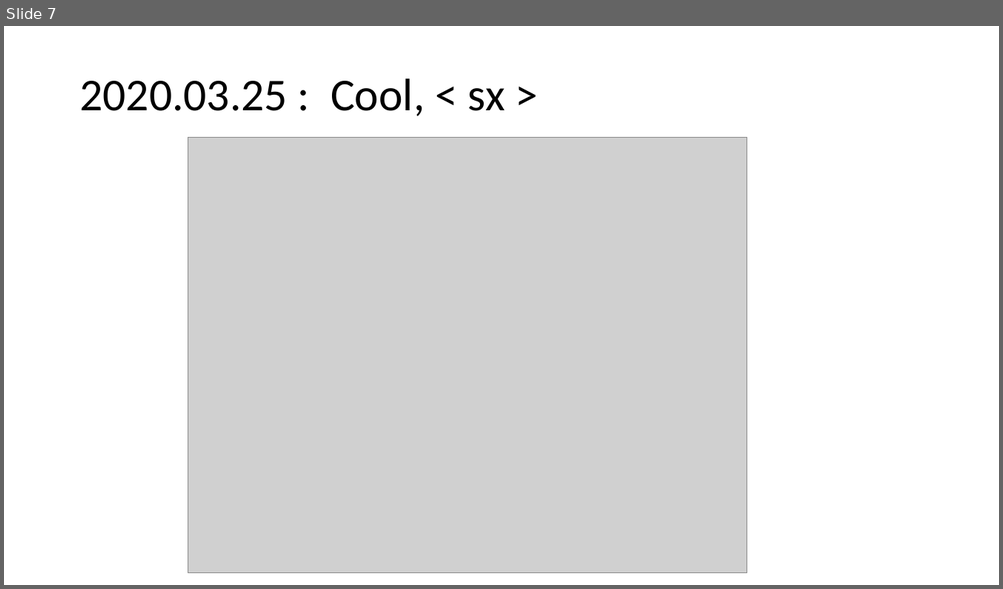
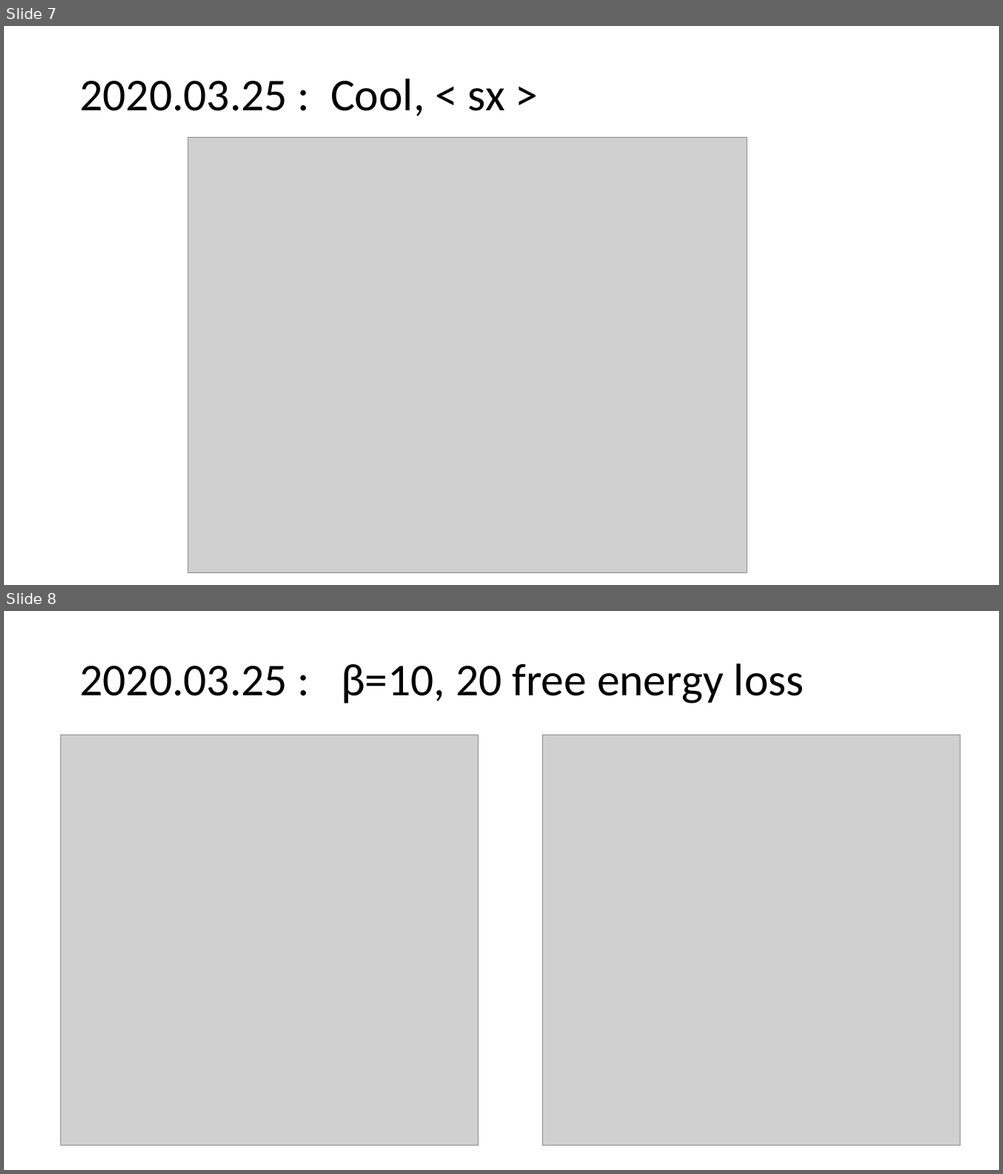
Before and after one commit to Sharon-Liang/JuliaCMPO, a slide deck: cmpo_running_notes.pptx. Shown one above the other, each under a label of ours: slide 7 before the commit, slides 7 and 8 after it. The pictures are 1003x589 and 1003x1174 pixels, drawn with LibreOffice and Linux fonts; fonts in the diff are those of the drawing; grey boxes stand for pictures. Boxes give left, top, right and bottom in pixels: in the first picture for what was removed or moved away, otherwise in the second. Text is boxed around its words. In the diff, an @@ line names an element or a change of style, - is before the commit and + after.

```diff
--- a/cmpo_running_notes.pptx
+++ b/cmpo_running_notes.pptx
@@ slide 8 added at <box>4,611,999,1170</box>, background #FFFFFF @@
@@ title added at <box>79,664,804,703</box>, 44 pt, text #000000 @@
+2020.03.25 : β=10, 20 free energy loss
@@ picture added at <box>61,735,478,1146</box> @@
@@ picture added at <box>543,735,960,1146</box> @@
```
Also in this commit, not shown: 1 slide changed, 3 other slides added, 10 other files.
